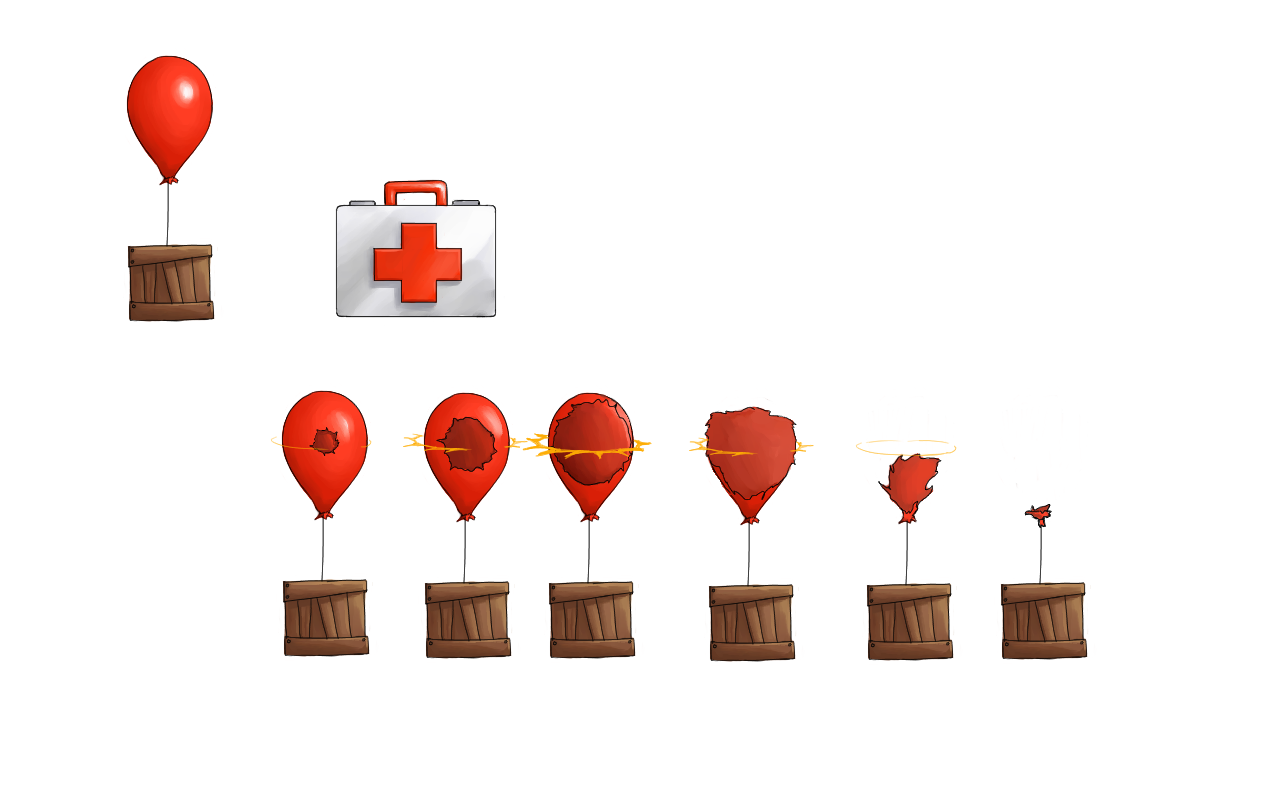
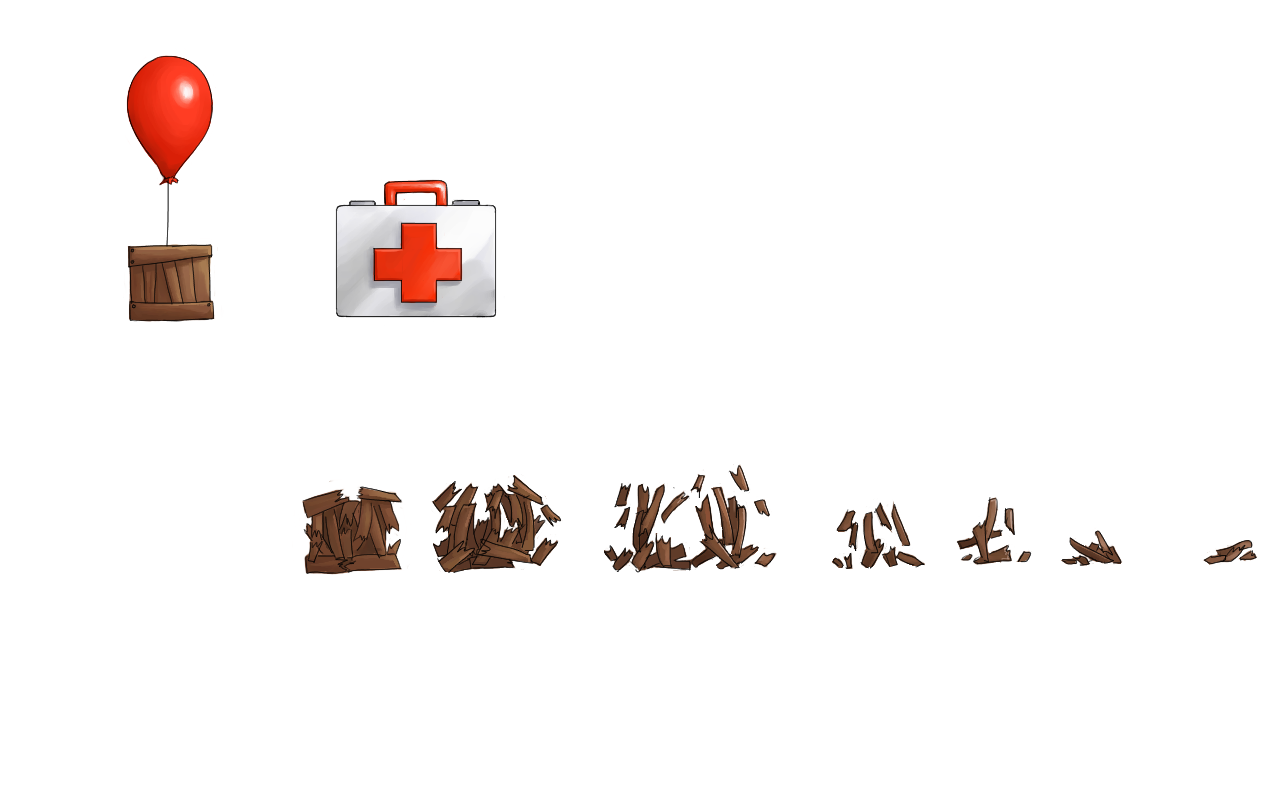
Revision of a layered 1280×800 image; what changed, layer by layer:
added group "Crate Explosion" with 10 layers above "Balloon Explosion" over [292,462,1258,575]
added layer "Layer 19" in group "Crate Explosion" over [1062,530,1257,566]
added layer "Layer 24" in group "Crate Explosion" over [1061,528,1258,566]
added layer "Layer 18" in group "Crate Explosion" over [832,497,1032,569]
added layer "Layer 23" in group "Crate Explosion" over [832,494,1032,570]
added layer "Layer 17" in group "Crate Explosion" over [604,465,775,573]
added layer "Layer 22" in group "Crate Explosion" over [604,462,777,571]
added layer "Layer 16" in group "Crate Explosion" over [432,475,561,573]
added layer "Layer 21" in group "Crate Explosion" over [431,474,563,572]
added layer "Layer 15" in group "Crate Explosion" over [302,486,403,574]
added layer "Layer 20" in group "Crate Explosion" over [295,479,410,575]
hid group "Balloon Explosion" (6 layers) over [270,390,1097,662]
hid "Layer 10" over [978,395,1097,660]
hid "Layer 11" (1st of 3, in "Balloon Explosion") over [844,396,963,661]
hid "Layer 13" over [686,397,814,662]
hid "Layer 12" over [522,392,652,659]
hid "Layer 11" (2nd of 3, in "Balloon Explosion") over [402,392,528,659]
hid "Layer 11" (3rd of 3, in "Balloon Explosion") over [270,390,379,657]
